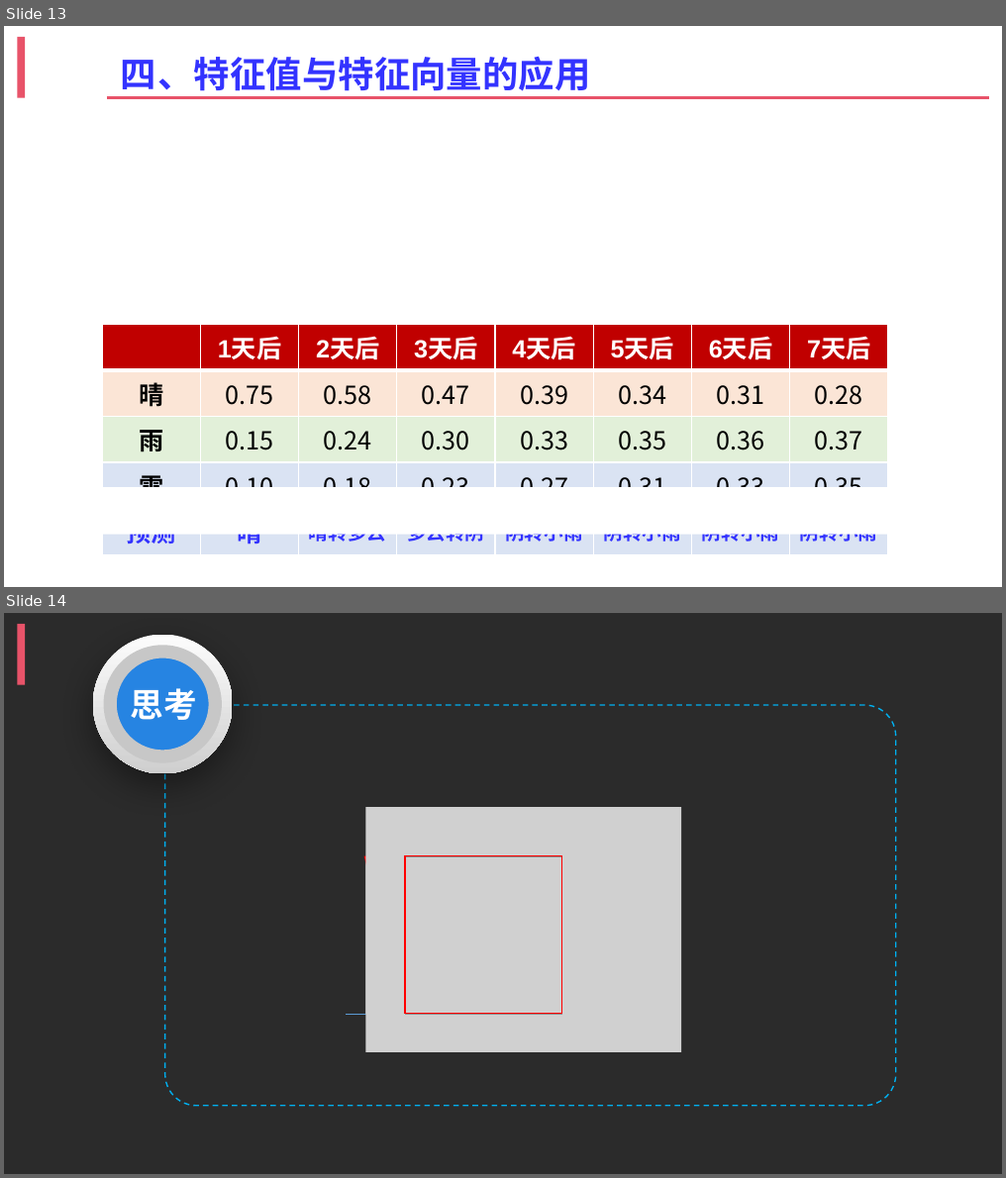
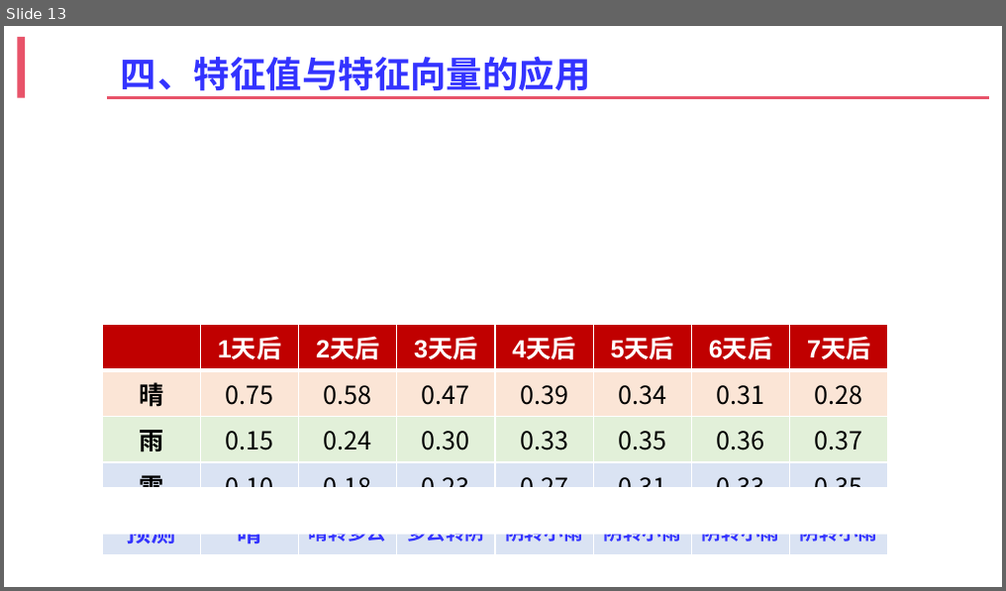
Before and after one commit to zhangshenxing/zhangshenxing.github.io, a slide deck: zsx.pptx. Shown one above the other, each under a label of ours: slides 13 and 14 before the commit, slide 13 after it. The pictures are 1006x1178 and 1006x591 pixels, drawn with LibreOffice and Linux fonts; fonts in the diff are those of the drawing; grey boxes stand for pictures; background and template pictures are left out; a plain dark background stands for a picture behind light text. Boxes give left, top, right and bottom in pixels: in the first picture for what was removed or moved away, otherwise in the second. Text is boxed around its words. In the diff, an @@ line names an element or a change of style, - is before the commit and + after.

```diff
--- a/zsx.pptx
+++ b/zsx.pptx
@@ slide 14 removed at (x1=4, y1=613, x2=1002, y2=1174), background picture (left out); not listed: 1 template element that a slide beside it also shows @@
@@ ellipse removed at (x1=93, y1=634, x2=233, y2=773) @@
@@ ellipse removed at (x1=110, y1=652, x2=215, y2=757) @@
@@ text removed at (x1=131, y1=688, x2=197, y2=720) @@
-思考
@@ rounded rectangle removed at (x1=164, y1=705, x2=895, y2=1106) @@
@@ parallelogram removed at (x1=364, y1=819, x2=563, y2=1054) @@
@@ picture removed at (x1=366, y1=808, x2=681, y2=1054) @@
@@ picture removed at (x1=366, y1=858, x2=562, y2=1014) @@
@@ picture removed at (x1=405, y1=858, x2=561, y2=1014) @@
@@ rectangle removed at (x1=405, y1=857, x2=561, y2=1013) @@
@@ arrow removed from (347, 1015) to (667, 1015) @@
```
Also in this commit, not shown: 1 slide added.
